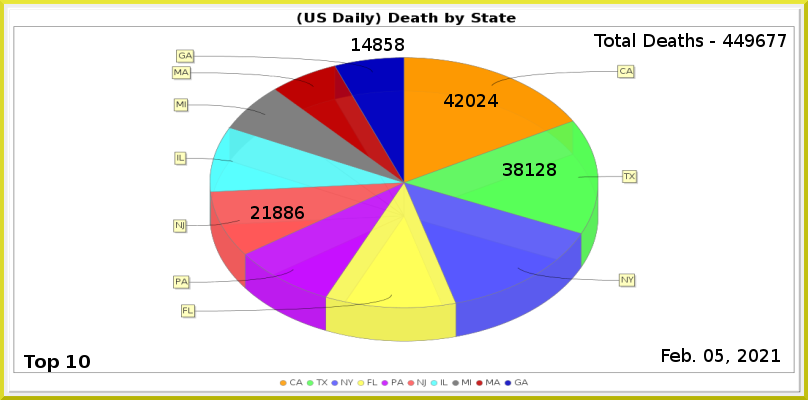
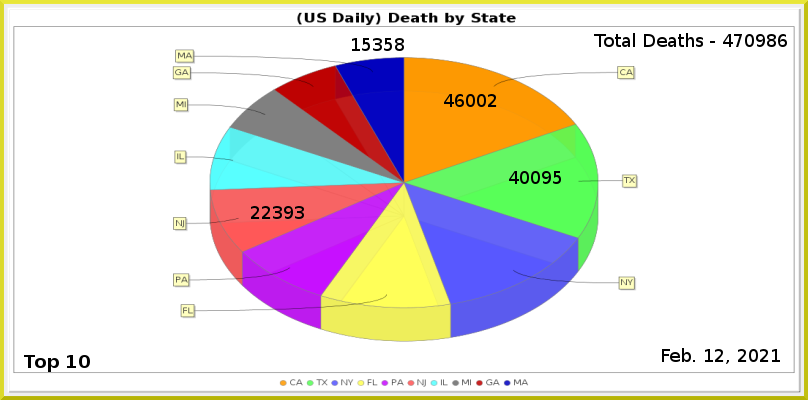
Revision of a layered 808 x 400 image; what changed, layer by layer:
painted on "Least" over [362, 38, 382, 51]
painted on "6" over [262, 206, 304, 219]
painted on "2" over [503, 163, 561, 184]
painted on "1" over [455, 94, 498, 107]
renamed "Total Deaths - 449677" to "Total Deaths - 470986", painted on it over [734, 34, 787, 47]
painted on "Current Date" over [704, 349, 724, 362]
painted on "Death_by_State.png" over [171, 49, 639, 386]
